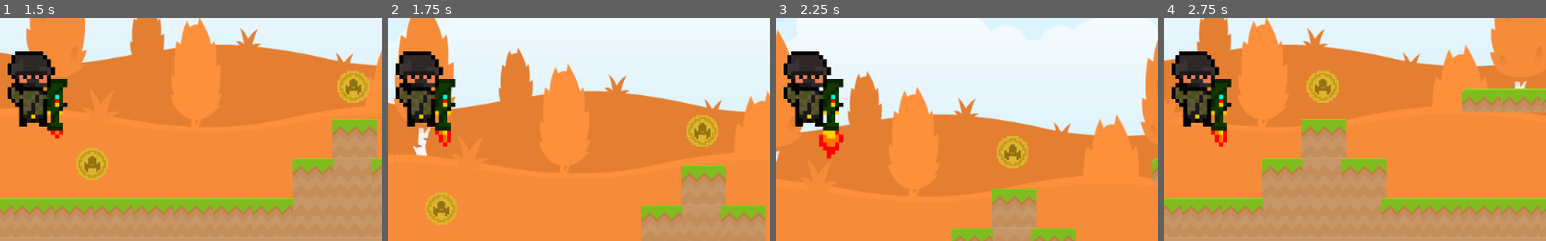
Above: before the commit, frames 1-4 (left to right).
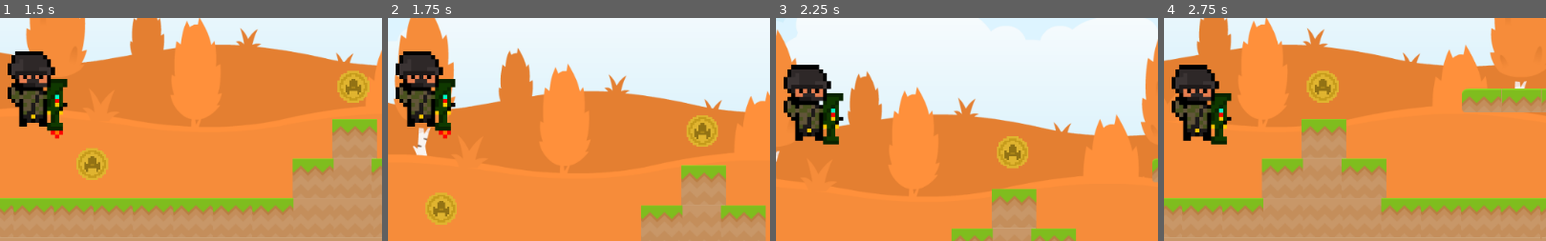
Above: after the commit, the same moments.

Repository: bsu-cs315/P2-ncbarber
Game: Godot game, scene res://src/Title.tscn
Same seed, same stepped clock (60 frames per second), same inputs: the game is played once before the commit and once after it.
Inputs:
- Up to frame 1 (1.5 s): click "Start Game" at 0.5 s; hold D (right) from 1.28 s (still down); hold Space (rocket_launch) from 1.28 s (still down)
- Up to frame 2 (1.75 s): keep holding D (right); keep holding Space (rocket_launch); tap W (jump) at 1.52, 1.55 s
- Up to frame 3 (2.25 s): keep holding D (right); tap W (jump) at 1.82, 2.1 s; release Space (rocket_launch) at 2.03 s
- Up to frame 4 (2.75 s): keep holding D (right); tap W (jump) at 2.27, 2.57 s; tap Space (rocket_launch) at 2.3 s
The pictures show only the part of the screen within x 45-95%, y 45-95%; the shares and areas given below are measured in that part.

Frame 1 is identical in both runs. In frame 2, 0.2% of the frame differs, in the area x 12-17%, y 50-58%; in frame 3, 4.4%, in the area x 2-18%, y 14-64%; in frame 4, 4.2%.

Commit message:
Fixed animations

Diff:
--- a/project/src/Character.gd
+++ b/project/src/Character.gd
@@ -12,45 +12,53 @@
 	velocity.x = 0
 	if Input.is_action_pressed("right"):
 		velocity.x += speed
-		if is_on_floor():
-			$AnimatedSprite.animation = "walking"
-			$AnimatedSprite.play()
-			$AnimatedSprite.flip_h = false
 
 	if Input.is_action_pressed("left"):
 		velocity.x -= speed
-		if is_on_floor():
-			$AnimatedSprite.animation = "walking"
-			$AnimatedSprite.play()
-			$AnimatedSprite.flip_h = true
 
 	if Input.is_action_pressed("jump"):
 		if is_on_floor():
 			velocity.y = jumpPower
 			jumpped = true
-			$AnimatedSprite.animation = "jumping"
-			$AnimatedSprite.play()
 
 	if Input.is_action_pressed("rocket_launch"):
 		if is_on_floor():
 			velocity.y = rocketJumpPower
 			rocketJumpped = true
-			$AnimatedSprite.animation = "rocket"
-			$AnimatedSprite.play()
+
+	_process_animation()
+	velocity.y += gravity * delta
+	if jumpped and is_on_floor():
+		jumpped = false
+
+	if rocketJumpped and is_on_floor():
+		rocketJumpped = false
+	velocity = move_and_slide(velocity, Vector2(0,-1))
+
+
+func _process_animation():
+	if Input.is_action_pressed("jump"):
+		$AnimatedSprite.animation = "jumping"
+		$AnimatedSprite.play()
+
+	if Input.is_action_pressed("rocket_launch"):
+		$AnimatedSprite.animation = "rocket"
+		$AnimatedSprite.play()
+
+	if Input.is_action_pressed("right") and is_on_floor():
+		$AnimatedSprite.animation = "walking"
+		$AnimatedSprite.play()
+		$AnimatedSprite.flip_h = false
+
+	if Input.is_action_pressed("left") and is_on_floor():
+		$AnimatedSprite.animation = "walking"
+		$AnimatedSprite.play()
+		$AnimatedSprite.flip_h = true
 
 	if velocity.x == 0 and is_on_floor():
-		$AnimatedSprite.stop()
 		$AnimatedSprite.animation = "idle"
 		$AnimatedSprite.play()
 
-	if Input.is_action_pressed("down"):
-		if is_on_floor() and velocity.x == 0:
-			$AnimatedSprite.stop()
-			$AnimatedSprite.animation = "ducking"
-			$AnimatedSprite.play()
-
-
-	velocity.y += gravity * delta
-	if jumpped and is_on_floor():
-		jumpped = false
-	velocity = move_and_slide(velocity, Vector2(0,-1))
+	if Input.is_action_pressed("down") and is_on_floor() and velocity.x == 0:
+		$AnimatedSprite.animation = "ducking"
+		$AnimatedSprite.play()
--- a/project/src/Character.tscn
+++ b/project/src/Character.tscn
@@ -19,11 +19,6 @@
 "name": "idle",
 "speed": 5.0
 }, {
-"frames": [ ExtResource( 1 ), ExtResource( 2 ), ExtResource( 5 ), ExtResource( 3 ), ExtResource( 5 ) ],
-"loop": true,
-"name": "walking",
-"speed": 5.0
-}, {
 "frames": [ ExtResource( 6 ) ],
 "loop": true,
 "name": "jumping",
@@ -38,6 +33,11 @@
 "loop": true,
 "name": "rocket",
 "speed": 5.0
+}, {
+"frames": [ ExtResource( 1 ), ExtResource( 2 ), ExtResource( 5 ), ExtResource( 3 ), ExtResource( 5 ) ],
+"loop": true,
+"name": "walking",
+"speed": 5.0
 } ]
 
 [sub_resource type="RectangleShape2D" id=2]
@@ -50,7 +50,7 @@
 position = Vector2( -1.7803, 1.77881 )
 scale = Vector2( 0.2, 0.2 )
 frames = SubResource( 1 )
-animation = "ducking"
+animation = "jumping"
 
 [node name="CollisionShape2D" type="CollisionShape2D" parent="."]
 position = Vector2( -0.21228, 0.612473 )
